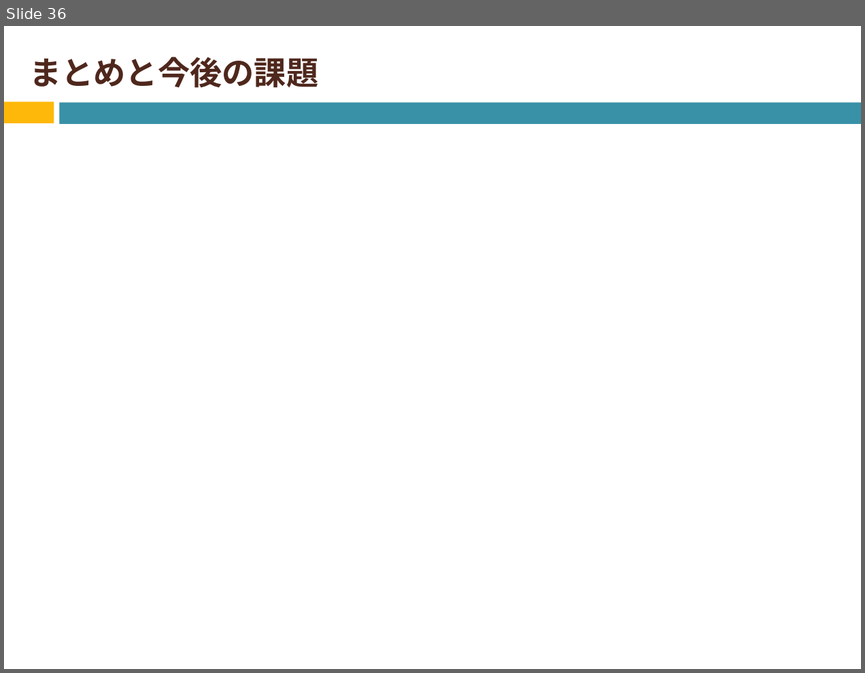
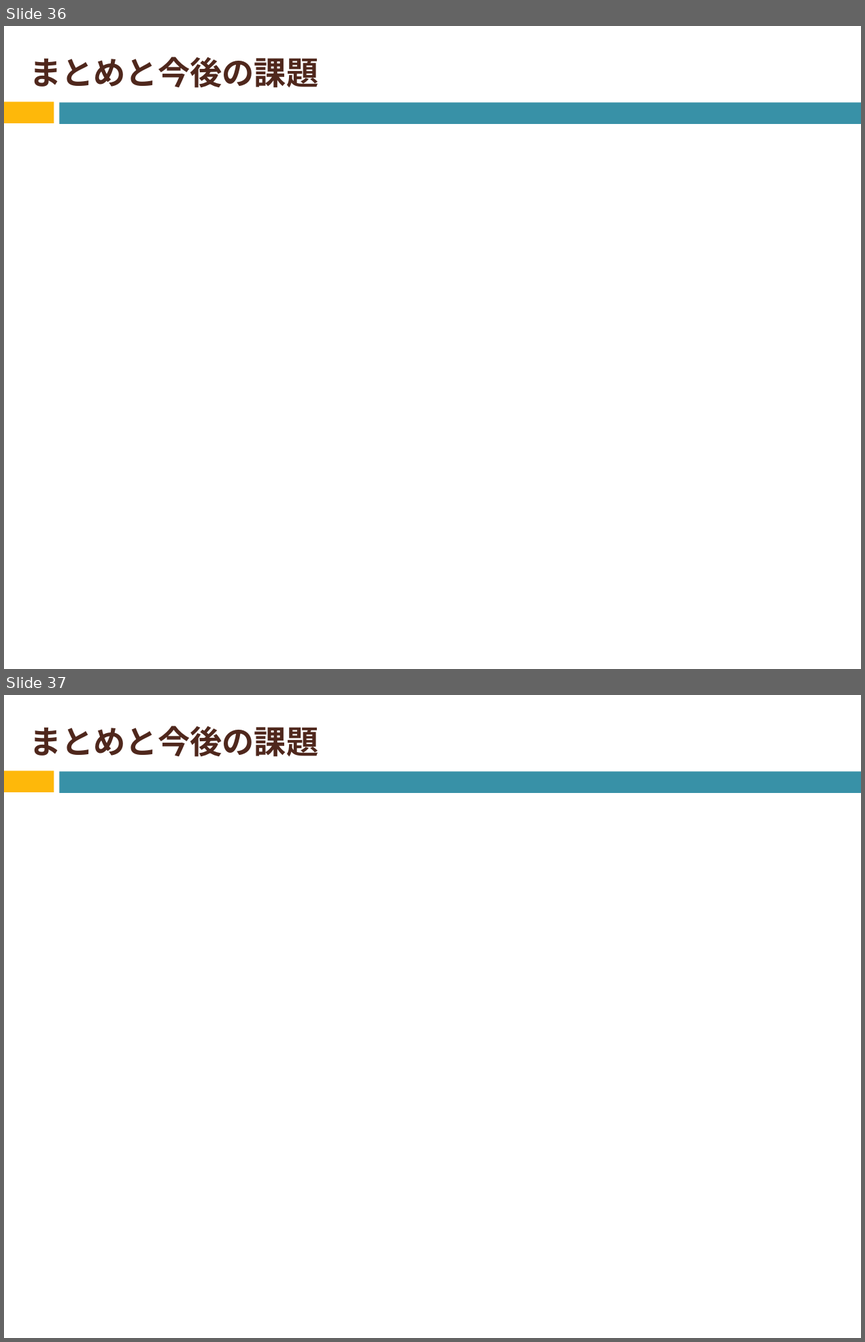
Before and after one commit to Izulabo-nitech/Distributed_Complexity_of_k-Maximal_Independent_Set_Verification, a slide deck: MT/修論審査会用発表資料.pptx. Shown one above the other, each under a label of ours: slide 36 before the commit, slides 36 and 37 after it. The pictures are 865x673 and 865x1342 pixels, drawn with LibreOffice and Linux fonts; fonts in the diff are those of the drawing; grey boxes stand for pictures. Boxes give left, top, right and bottom in pixels: in the first picture for what was removed or moved away, otherwise in the second. Text is boxed around its words. In the diff, an @@ line names an element or a change of style, - is before the commit and + after.

```diff
--- a/MT/修論審査会用発表資料.pptx
+++ b/MT/修論審査会用発表資料.pptx
@@ slide 37 added at bbox=[4, 695, 861, 1338], background #FFFFFF; not listed: 2 template elements that a slide beside it also shows @@
@@ title added at bbox=[29, 726, 318, 757], 27 pt, text #4F271C, bold @@
+まとめと今後の課題
```
Also in this commit, not shown: 1 other slide added, 2 slides removed.
